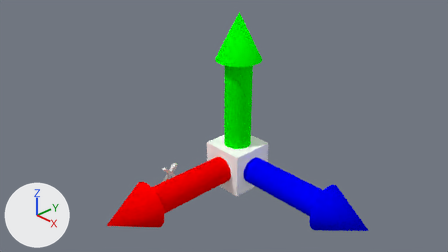
The Blender file VectorsLeft.blend as it was, and as the next commit left it.
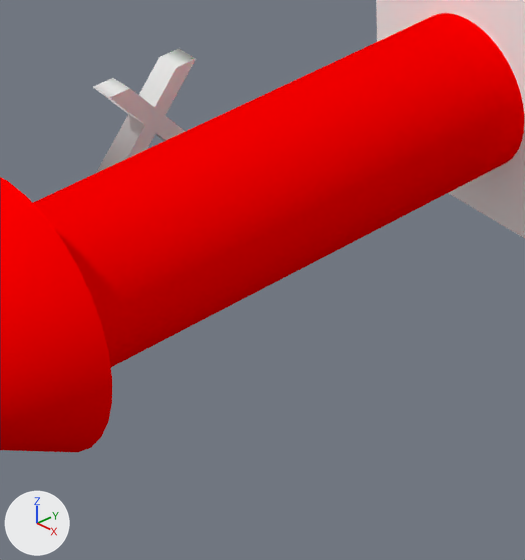
Old and new are each drawn from the file's camera 'Camera' and again close up on the part from 33% to 52% of the width and 61% to 97% of the height. Arrows for +X, +Y and +Z are at lower left; the lights stay in place.

Before the edit, the objects in view are built like this:
```python
me_lefttriple = bpy.data.meshes.new('LeftTriple')
me_lefttriple.from_pydata(...)  # 1027 vertices, 866 faces; spans x 0.0..4.0, y -1.0..3.0, z -1.0..3.0
# faces by material slot: [308, 12, 290, 256]
me_lefttriple.materials.append(mat_z_material)  # blue #0000ff
me_lefttriple.materials.append(mat_l)  # its picture is missing
me_lefttriple.materials.append(mat_x_material)  # red #ff0000
me_lefttriple.materials.append(mat_y_material)  # green #00ff00
me_mesh_001 = bpy.data.meshes.new('Mesh.001')
me_mesh_001.from_pydata(...)  # 48 vertices, 32 faces; spans x 0.0..0.4, y 0.0..0.359, z -0.05..0.05
ob_lefttriple = bpy.data.objects.new('LeftTriple', me_lefttriple)
ob_lefttriple.location = (0.0, 0.0, 0.0)
ob_lefttriple.rotation_euler = (1.571, 0.0, 0.0)  # degrees (90, 0, 0)
ob_text_x = bpy.data.objects.new('Text X', me_mesh_001)
ob_text_x.location = (-0.171, -0.762, -0.683)
ob_text_x.rotation_euler = (1.571, 0.0, -1.571)  # degrees (90, 0, -90)
```
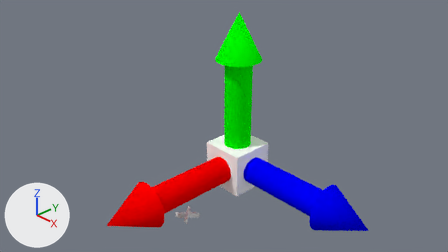
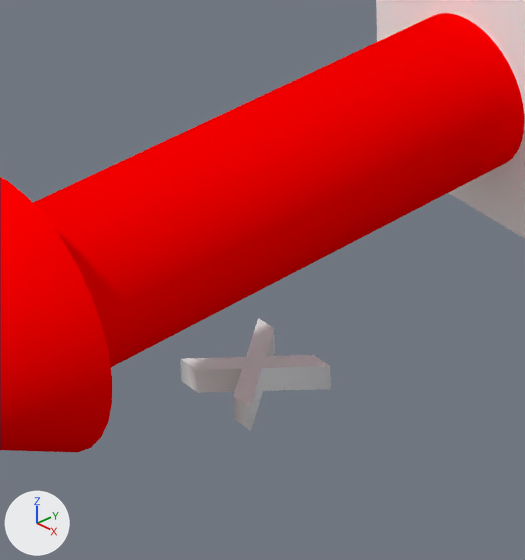
Commit message: carve X at XZ Ox

Edits to the bpy script that builds the scene:
```text
Change ob_text_x:
    ob_text_x.location: (-0.171, -0.762, -0.683) -> (0.303, -0.857, -1.244)
    ob_text_x.rotation_euler: (1.571, 0.0, -1.571) -> (3.142, 0.0, 0.0)  # degrees (90, 0, -90) -> degrees (180, 0, 0)
```

Where the change shows, as pixel boxes (x1, y1, x2, y2) in the close-ups (525 x 560 px):
'Text X', moved, turned
    before: (93, 49, 196, 173)
    after: (181, 318, 331, 431)
